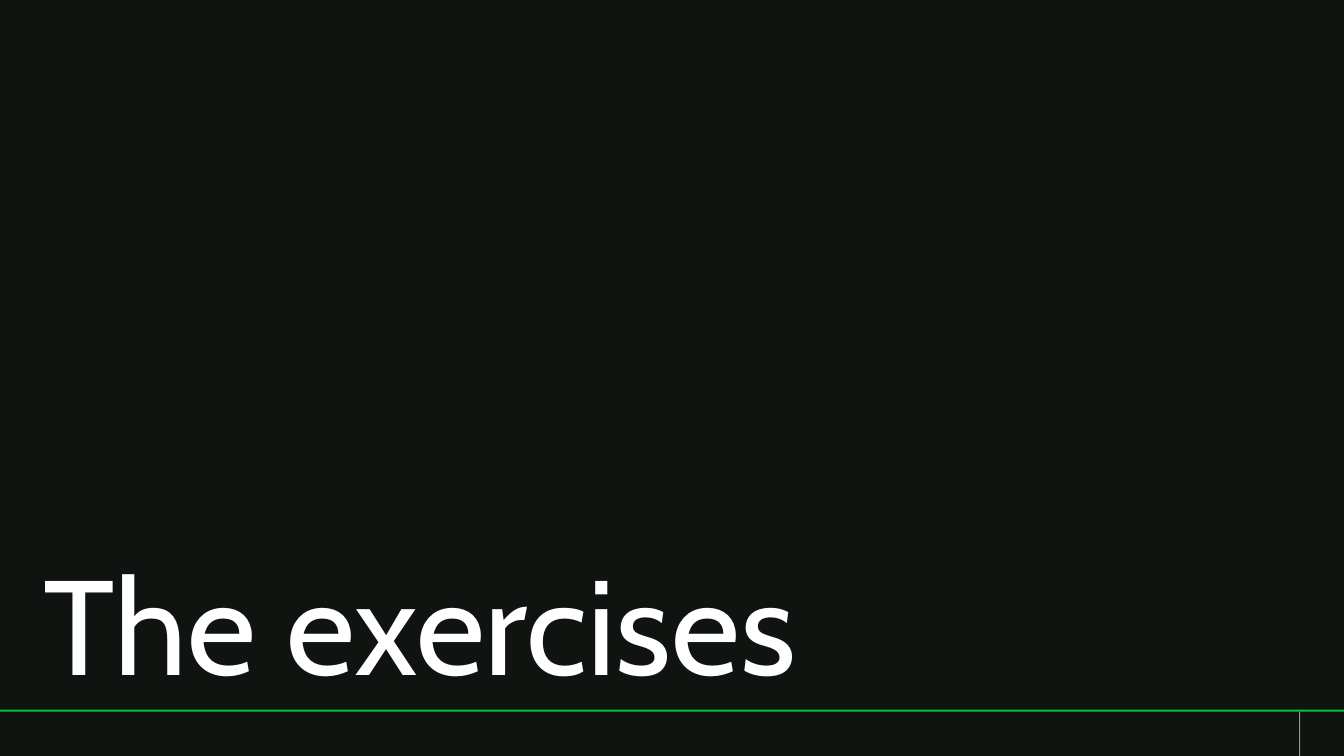
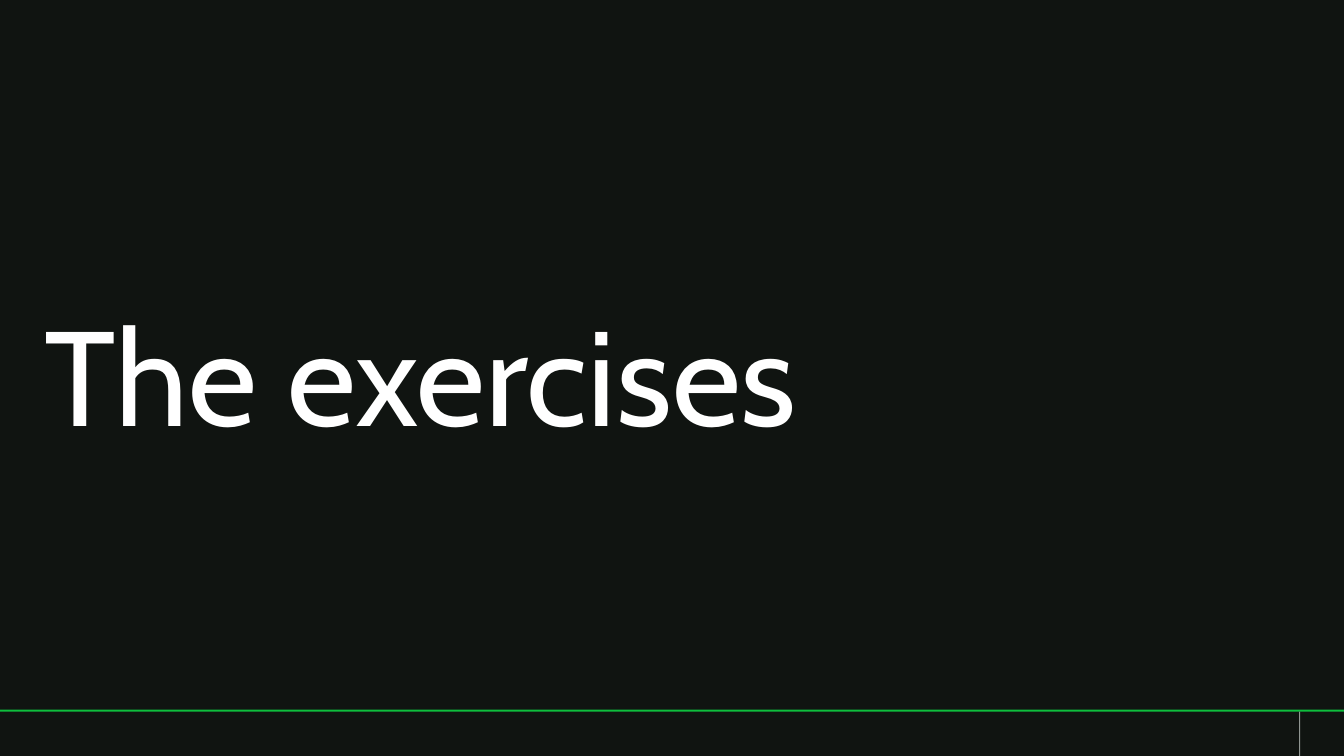
Before and after one commit to abhi-singhs/github-copilot-workshop, a slide deck: slide 6 of resources/github-copilot-workshop.pptx (slide 9 before the commit). Drawn at 1344x756 pixels with LibreOffice and Linux fonts; fonts in the diff are those of the drawing; background and template pictures are left out. Boxes give left, top, right and bottom in pixels: in the first picture for what was removed or moved away, otherwise in the second. Text is boxed around its words. In the diff, an @@ line names an element or a change of style, - is before the commit and + after.

```diff
--- a/resources/github-copilot-workshop.pptx
+++ b/resources/github-copilot-workshop.pptx
@@ title "The exercises": place and size @@
-title "The exercises" at [44, 574, 796, 677]
+title "The exercises" at [44, 325, 796, 428]
```
Also in this commit, not shown: 2 other slides changed, 6 slides removed.
